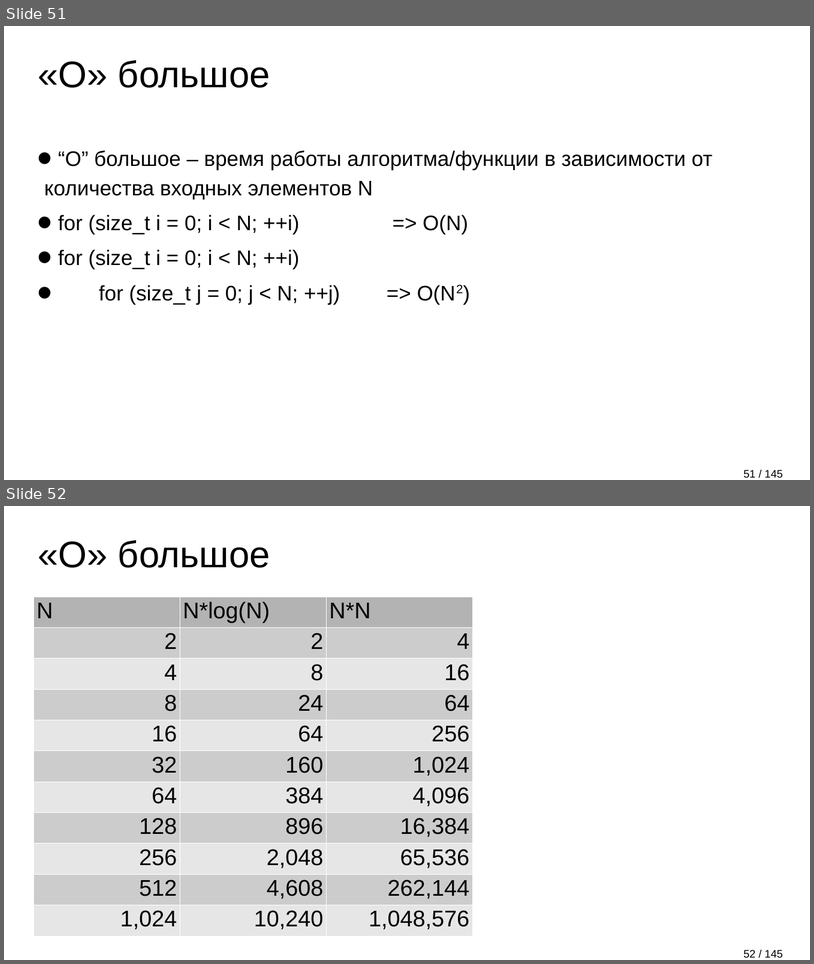
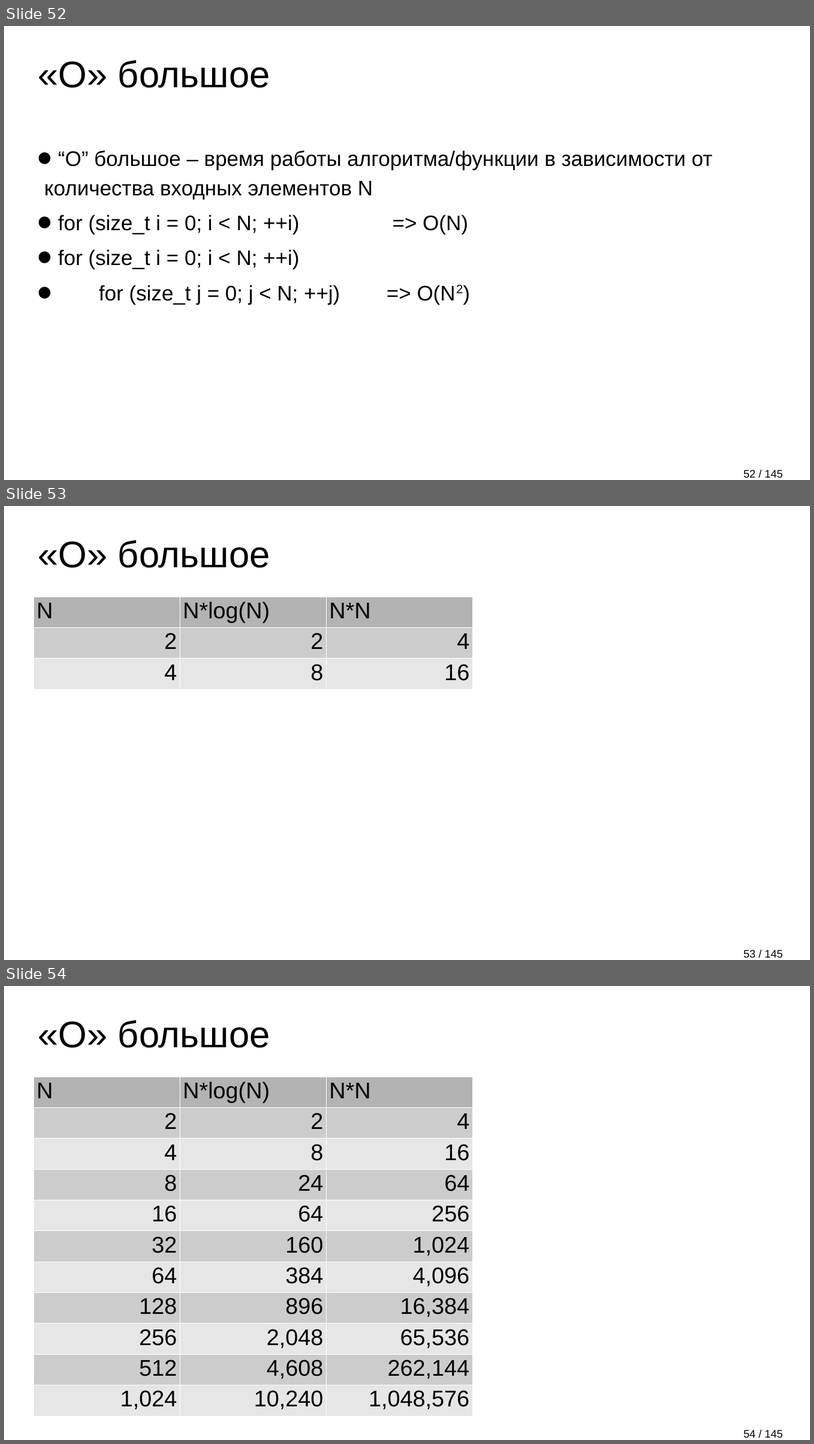
Before and after one commit to apolukhin/apolukhin.github.io, a slide deck: presentations/Nimble C++ (rus).odp. Shown one above the other, each under a label of ours: slides 51 and 52 before the commit, slides 52, 53 and 54 after it. The pictures are 814x964 and 814x1444 pixels, drawn with LibreOffice and Linux fonts; fonts in the diff are those of the drawing. Boxes give left, top, right and bottom in pixels: in the first picture for what was removed or moved away, otherwise in the second. Text is boxed around its words. In the diff, an @@ line names an element or a change of style, - is before the commit and + after.

```diff
--- a/presentations/Nimble C++ (rus).odp
+++ b/presentations/Nimble C++ (rus).odp
@@ slide 53 added at box(4, 506, 810, 960), background #FFFFFF @@
@@ title added at box(38, 540, 270, 568), 88 pt, text #000000 @@
+«О» большое
@@ table added at box(33, 597, 473, 689), 3 rows, 3 columns @@
+N | N*log(N) | N*N
+2 | 2 | 4
+4 | 8 | 16
@@ page number added at box(744, 949, 783, 957), 26 pt, text #000000 @@
+53 / 145
@@ what was slide 51 is now slide 52 @@
@@ page number at box(744, 469, 783, 477): text changed @@
-51 / 145
+52 / 145
@@ what was slide 52 is now slide 54 @@
@@ page number at box(744, 1429, 783, 1437): text changed @@
-52 / 145
+54 / 145
```
Also in this commit, not shown: 8 slides changed, 3 other slides added, 1 slide removed, 2 other files.
